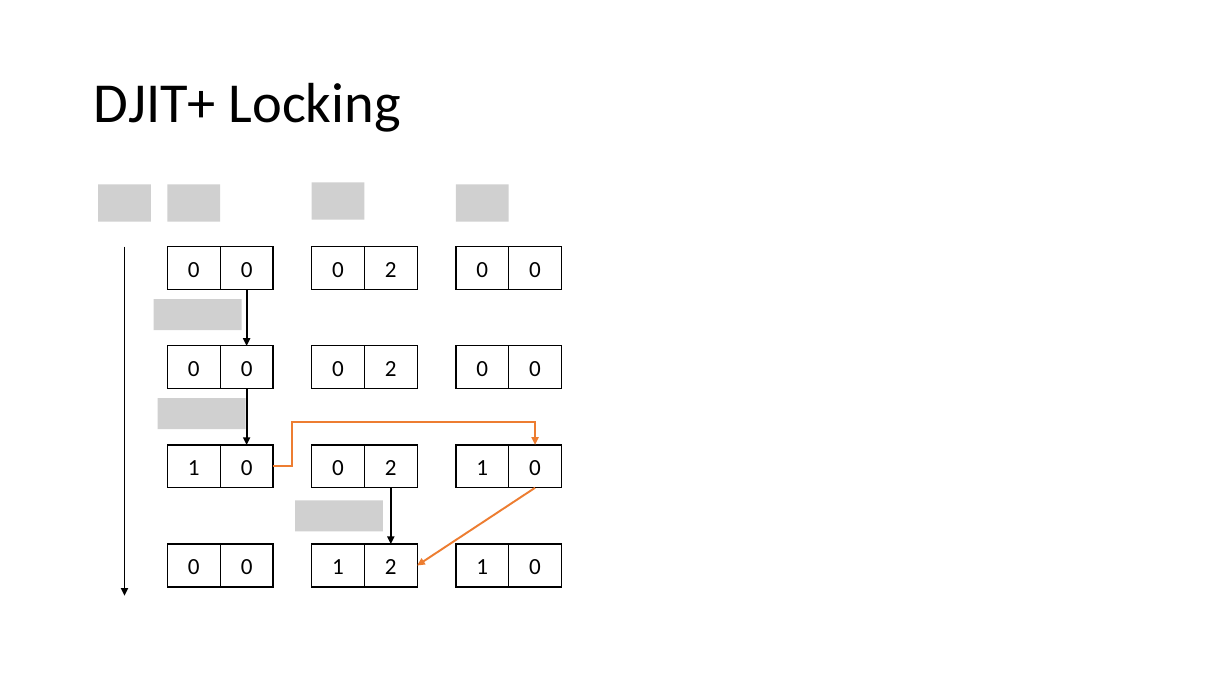
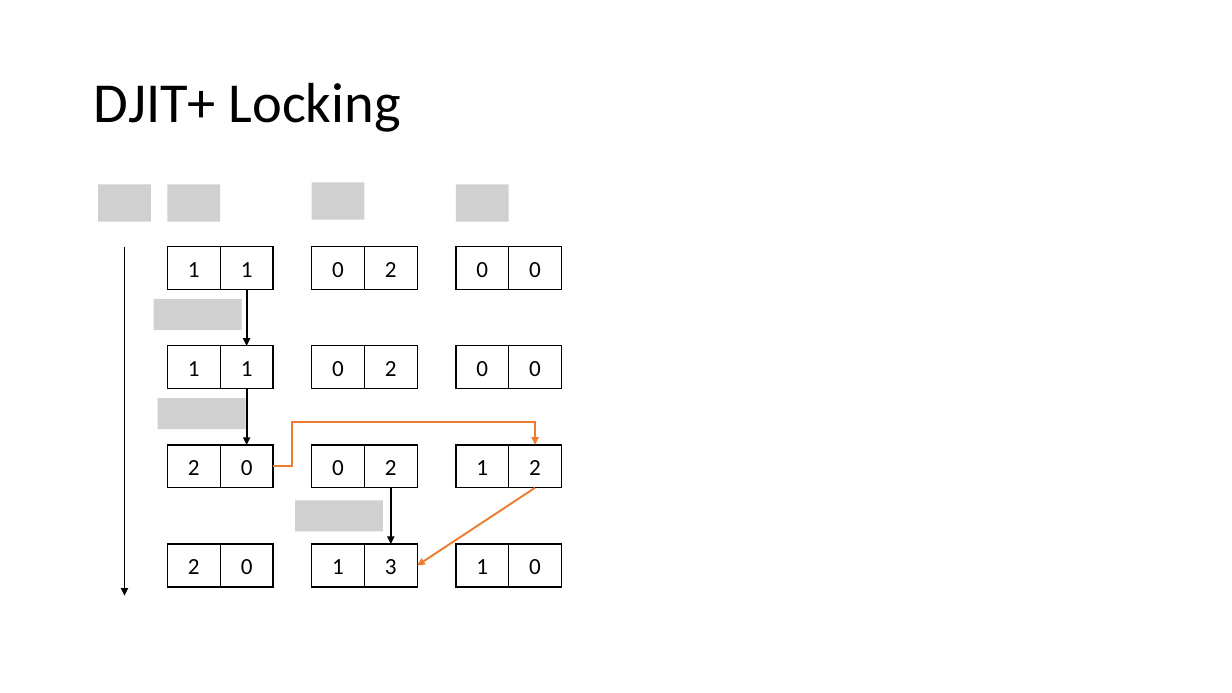
Before and after one commit to JulianAssmann/thread-sanitizer, a slide deck: slide 3 of Presentation.pptx. Drawn at 1232x693 pixels with LibreOffice and Linux fonts; fonts in the diff are those of the drawing; grey boxes stand for pictures. Boxes give left, top, right and bottom in pixels: in the first picture for what was removed or moved away, otherwise in the second. Text is boxed around its words. In the diff, an @@ line names an element or a change of style, - is before the commit and + after.

Commit message:
Updated DJIT+ example (without data race)

```diff
--- a/Presentation.pptx
+++ b/Presentation.pptx
@@ text in rectangle at <box>188,262,200,277</box>: text changed @@
-0
+1
@@ text in rectangle at <box>241,262,253,277</box>: text changed @@
-0
+1
@@ rectangle "1": place and size @@
-rectangle "1" at <box>167,445,220,488</box>
+rectangle "1" at <box>167,346,220,388</box>
@@ rectangle removed at <box>167,346,220,388</box> @@
-0
@@ text in rectangle at <box>241,361,253,376</box>: text changed @@
-0
+1
@@ rectangle added at <box>167,445,220,488</box>, fill #FFFFFF, outline #000000 1 pt, 18 pt, text #000000 @@
+2
@@ text in rectangle at <box>529,460,541,475</box>: text changed @@
-0
+2
@@ text in rectangle at <box>188,559,200,574</box>: text changed @@
-0
+2
@@ text in rectangle at <box>385,559,397,574</box>: text changed @@
-2
+3
```
Also in this commit, not shown: 1 other slide changed, 5 other files.
